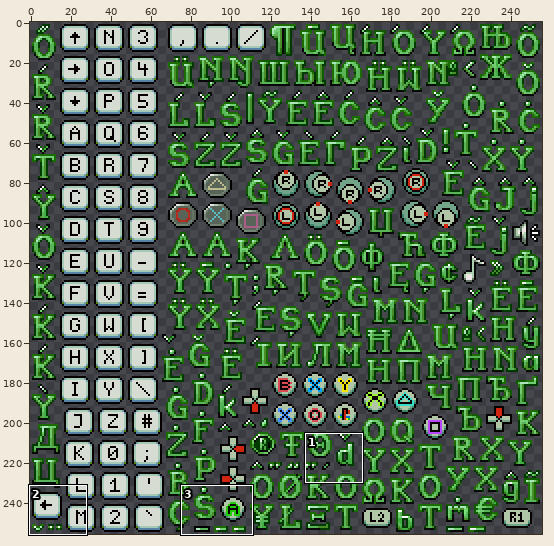
Two states of a sprite sheet, src/Resources/TR2/Font/alpha_sprites_01.png. The first picture is a wide view before the edit; the outline marks the close-up.
Close-up. Old version:
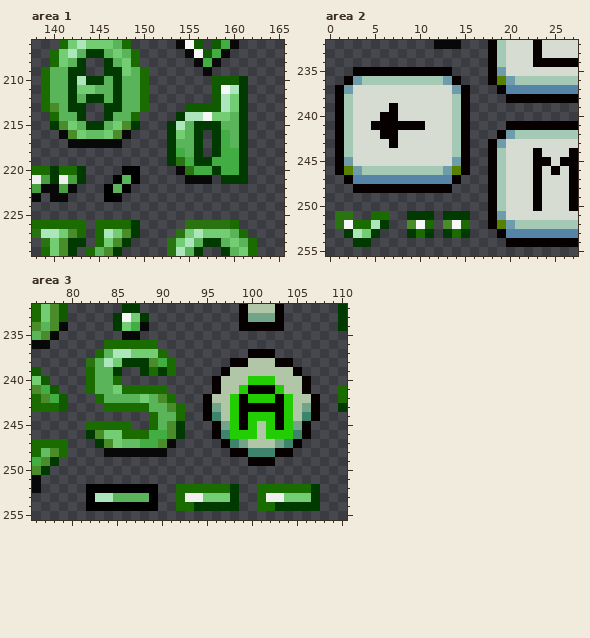
The file is 256x256 pixels. Colours within 5 levels of each other are drawn and written as one. Shown: area 1: x 138..165, y 206..229; area 2: x 0..27, y 232..255; area 3: x 76..110, y 232..255.
Now the later version:
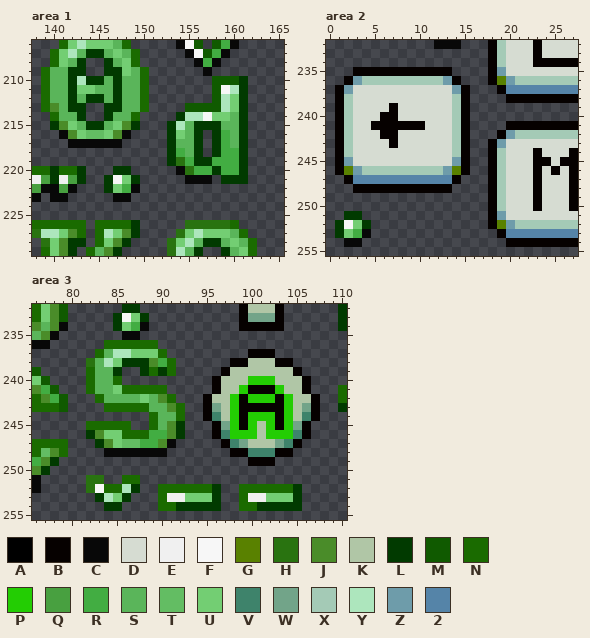
Palette (. is transparent): A #000000  B #060100  C #080808  D #d6dcd2  E #f0f0f0  F #f7f7f7  G #598100  H #297310  J #4a8c29  K #b0c6a6  L #013a00  M #105a00  N #1a6b00  P #23cd03  Q #48a040  R #42ad42  S #5ab55a  T #63bd63  U #73ce73  V #3e836b  W #72a489  X #a4cab6  Y #ade6bd  Z #6e9caa  2 #5584a8
Difference:
--- area 1
@@ x 144..151 @@
 219 ........
-220 ....AA..
-221 ...ASA..
-222 ..ASA...
-223 ..AA....
+220 ...LL...
+221 ..LFUL..
+222 ..LURC..
+223 ...CC...
 224 ........
--- area 2
@@ x 0..17 @@
 250 ..................
-251 .HH..NN..LLL.LLL..
-252 .HFNNYL..JFN.JFN..
-253 ..LYUL...LNL.LNL..
-254 ...LL.............
+251 ..LL..............
+252 .LFUL.............
+253 .LURC.............
+254 ..CC..............
 255 ..................
--- area 3
@@ x 76..110 @@
 250 JL.................................
-251 C..................................
-252 C.....AAAAAAAA..NNNNNNL..NNNNNNL...
-253 ......AYYSSSSA..NEEUUUL..NEEUUUL...
-254 ......AAAAAAAA..NNLLLLL..NNLLLLL...
+251 C.....HH..NN.......................
+252 C.....HFNNYL..NNNNNNL..NNNNNNL.....
+253 .......LYUL...NEEUUUL..NEEUUUL.....
+254 ........LL....NNLLLLL..NNLLLLL.....
 255 ...................................
